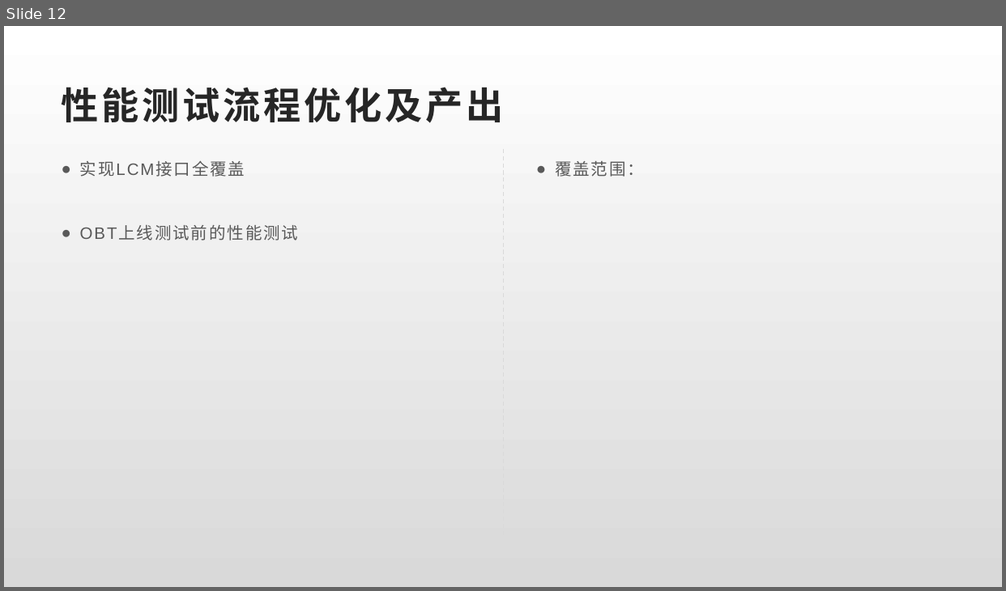
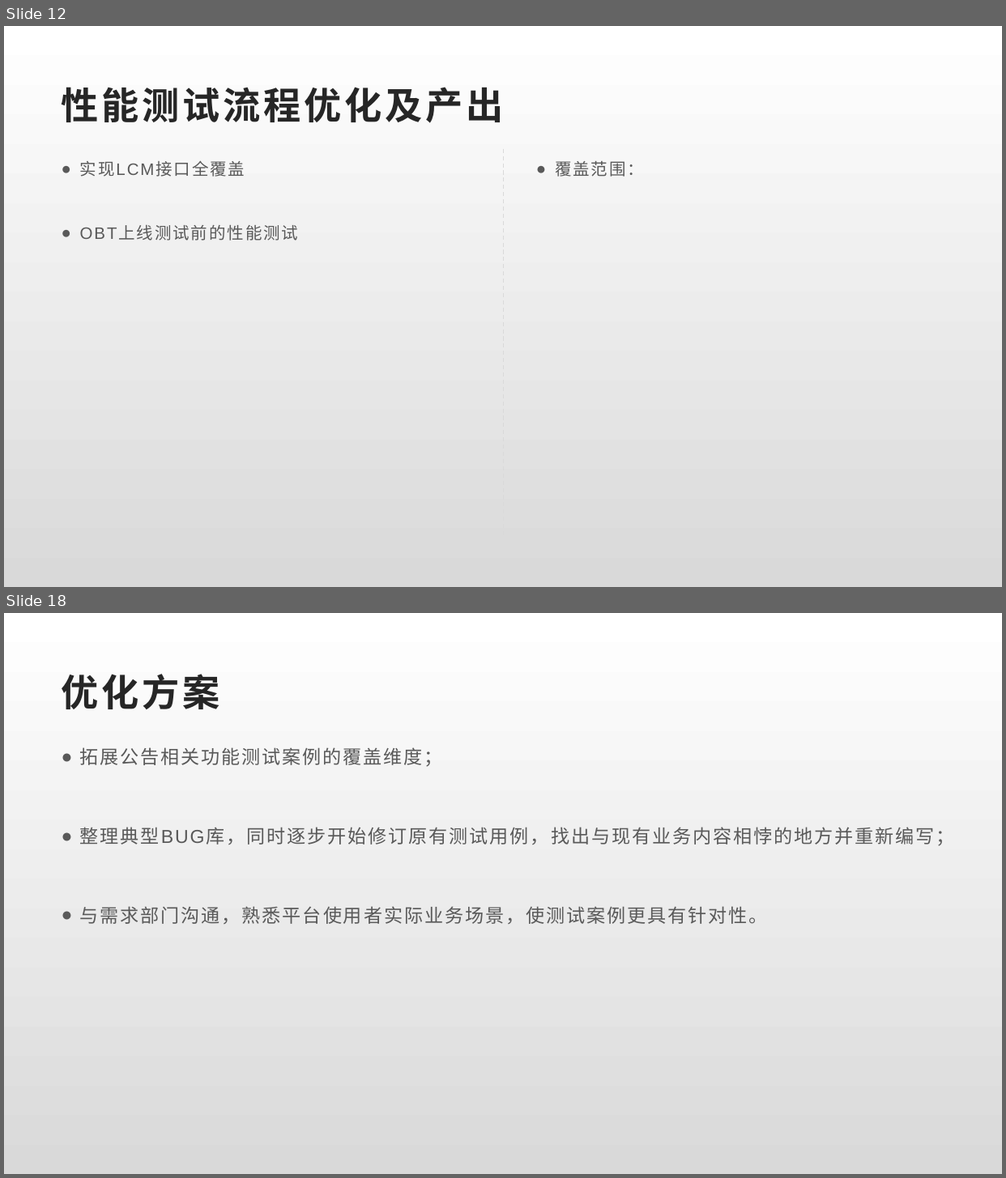
Before and after one commit to Rexixe1993/JavaScriptLesson, a slide deck: 全球版灌篮OBT复盘总结.pptx. Shown one above the other, each under a label of ours: slide 12 before the commit, slides 12 and 18 after it; the slides between them are not shown. The pictures are 1006x591 and 1006x1178 pixels, drawn with LibreOffice and Linux fonts; fonts in the diff are those of the drawing. Boxes give left, top, right and bottom in pixels: in the first picture for what was removed or moved away, otherwise in the second. Text is boxed around its words. In the diff, an @@ line names an element or a change of style, - is before the commit and + after.

```diff
--- a/全球版灌篮OBT复盘总结.pptx
+++ b/全球版灌篮OBT复盘总结.pptx
@@ slide 18 added at (4, 613, 1002, 1174), background gradient #FFFFFF to #D9D9D9 @@
@@ title added at (62, 674, 220, 709), 36 pt, text #262626, bold @@
+优化方案
@@ text added at (80, 747, 955, 924), 18 pt, text #595959 @@
+● 拓展公告相关功能测试案例的覆盖维度；
+● 整理典型BUG库，同时逐步开始修订原有测试用例，找出与现有业务内容相悖的地方并重新编写；
+● 与需求部门沟通，熟悉平台使用者实际业务场景，使测试案例更具有针对性。
```
Also in this commit, not shown: 1 slide changed, 5 other slides added.
